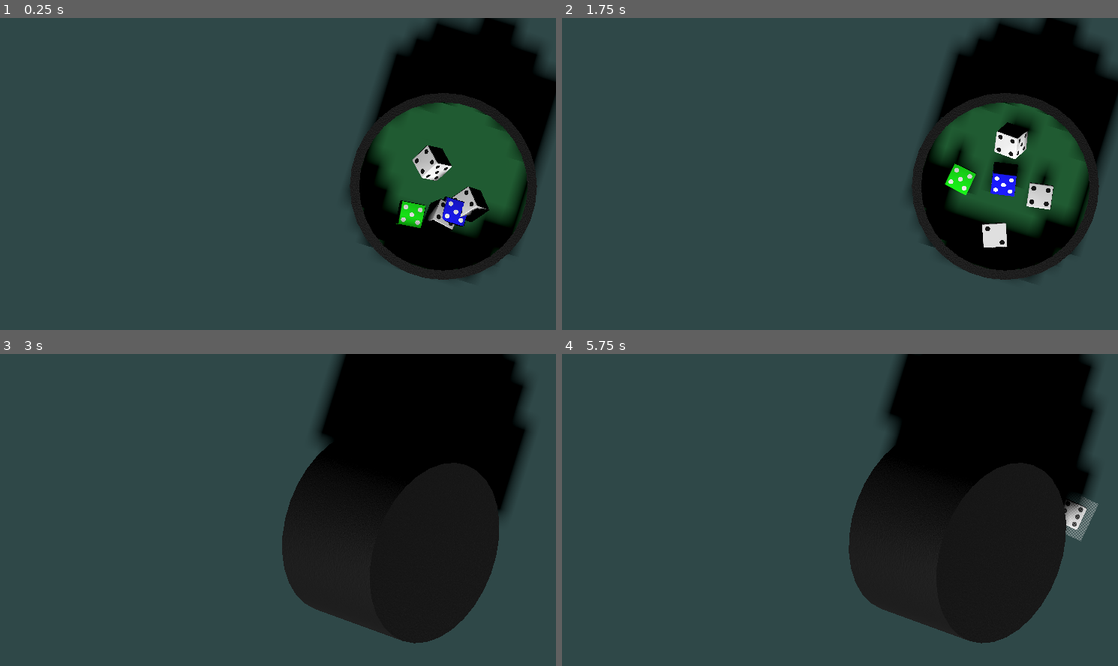
Above: before the commit, frames 1-4 (two rows, left to right).
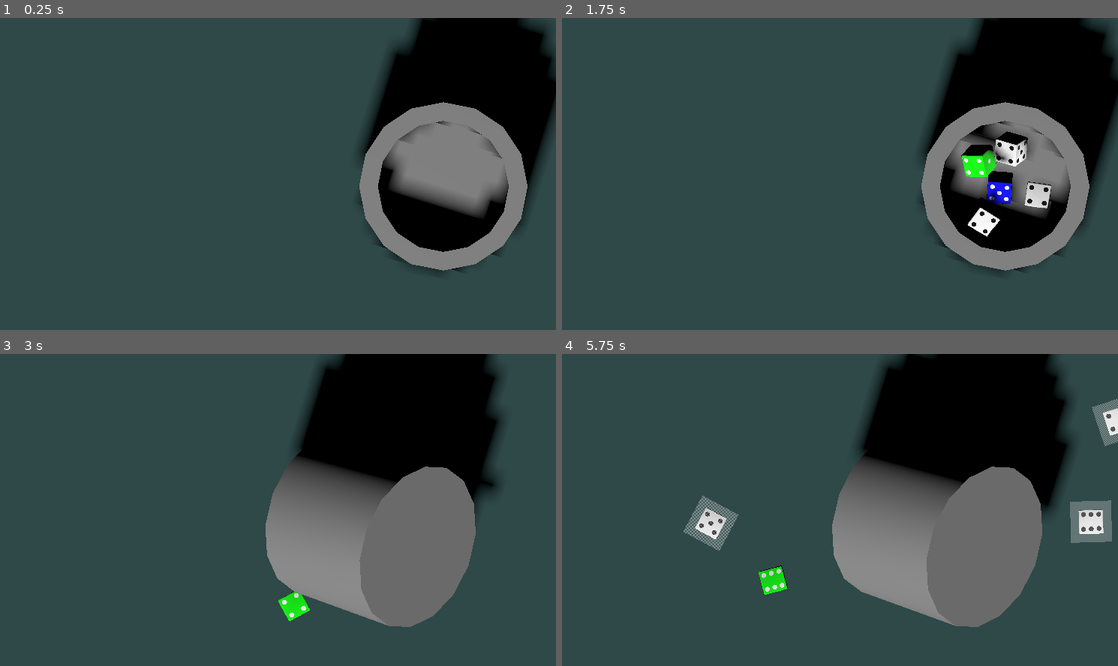
Above: after the commit, the same moments.

Repository: SangHyung-Jung/ColorDiceRollGame
Game: Godot game, scene res://placeholder.tscn
Same seed, same stepped clock (60 frames per second), same inputs: the game is played once before the commit and once after it.
Inputs (mouse positions are in pixels of both pictures, inside the frame that each line leads up to):
- Up to frame 1 (0.25 s): no input
- Up to frame 2 (1.75 s): tap Enter at 0.5 s; move the mouse to (951, 170) at 0.52 s; tap C at 0.6, 1.35 s; click (951, 170) at 0.67 s; tap Space at 1.25 s; move the mouse to (701, 202) at 1.27 s; click (701, 202) at 1.42 s
- Up to frame 3 (3 s): move the mouse to (316, 447) at 2.02 s; tap C at 2.1, 2.85 s; click (316, 447) at 2.17 s; move the mouse to (227, 591) at 2.77 s; click (227, 591) at 2.92 s
- Up to frame 4 (5.75 s): move the mouse to (995, 572) at 3.52 s; tap C at 3.6, 4.35, 5.1 s; click (995, 572) at 3.67 s; move the mouse to (639, 472) at 4.27 s; click (639, 472) at 4.42 s; move the mouse to (845, 522) at 5.02 s; click (845, 522) at 5.17 s

The runs differ from the first frame. In frame 1, 15% of the frame differs, in the area x 62-100%, y 0-84%; in frame 2, 15%; in frame 3, 23%; in frame 4, 25%, in the area x 21-100%, y 0-93%.

Commit message:
debugging

Diff:
--- a/cup.tscn
+++ b/cup.tscn
@@ -55,6 +55,7 @@
 [node name="PhysicsBody" type="AnimatableBody3D" parent="."]
 
 [node name="Visuals" type="CSGCombiner3D" parent="PhysicsBody"]
+visible = false
 
 [node name="Outer" type="CSGCylinder3D" parent="PhysicsBody/Visuals"]
 transform = Transform3D(1, 0, 0, 0, 1, 0, 0, 0, 1, 0, -3, 0)
@@ -72,29 +73,28 @@
 material = SubResource("StandardMaterial3D_hxhe5")
 
 [node name="CollisionMesh" type="CSGCombiner3D" parent="PhysicsBody"]
-visible = false
 use_collision = true
 
 [node name="CupBottom" type="CSGCylinder3D" parent="PhysicsBody/CollisionMesh"]
 transform = Transform3D(1, 0, 0, 0, 1, 0, 0, 0, 1, 0, -4.5, 0)
-radius = 4.2
-height = 1.0
+visible = false
+radius = 8.0
 sides = 16
 
 [node name="CupOuterWall" type="CSGCylinder3D" parent="PhysicsBody/CollisionMesh"]
-transform = Transform3D(1, 0, 0, 0, 1, 0, 0, 0, 1, 0, -2, 0)
+transform = Transform3D(1, 0, 0, 0, 1, 0, 0, 0, 1, 0, -1.5, 0)
 radius = 4.5
-height = 5.0
+height = 7.0
 sides = 16
 
 [node name="CupInnerSpace" type="CSGCylinder3D" parent="PhysicsBody/CollisionMesh"]
-transform = Transform3D(1, 0, 0, 0, 1, 0, 0, 0, 1, 0, -1.5, 0)
 operation = 2
-radius = 4.0
+radius = 3.5
 height = 4.0
 sides = 16
 
 [node name="InsideArea" type="Area3D" parent="PhysicsBody"]
+visible = false
 
 [node name="CollisionShape3D" type="CollisionShape3D" parent="PhysicsBody/InsideArea"]
 shape = SubResource("CylinderShape3D_ponjl")
